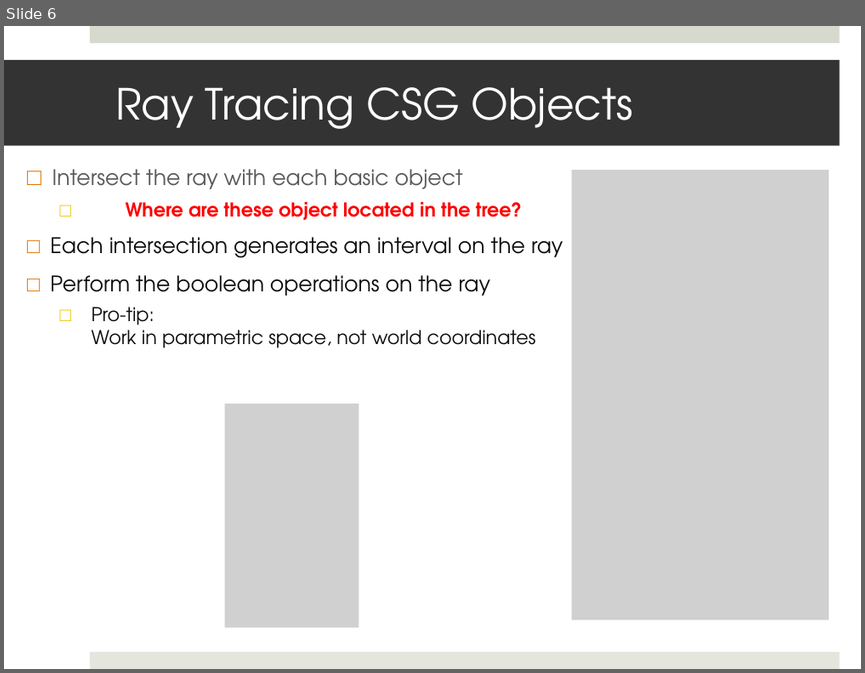
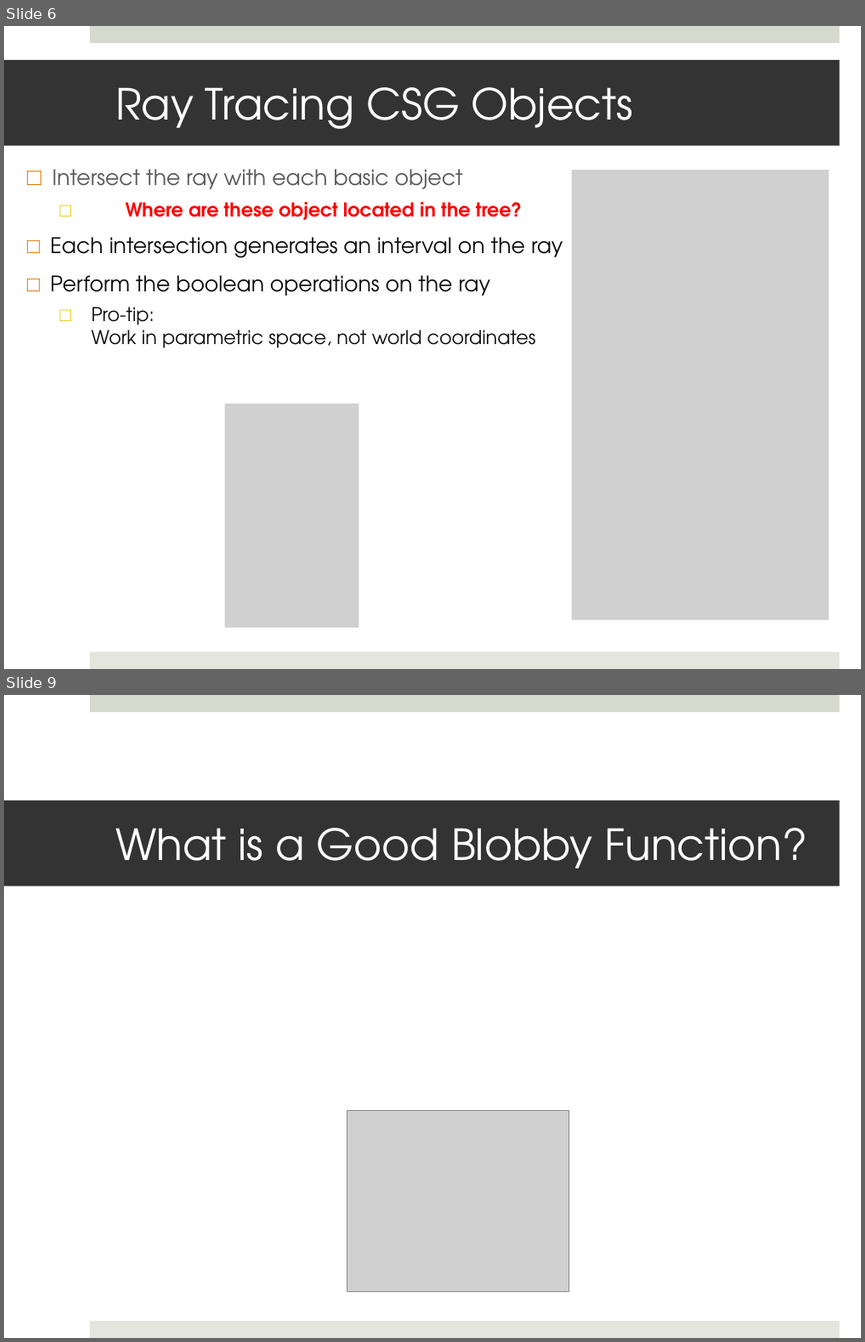
Before and after one commit to shaffer1/UIllinois_Rendering, a slide deck: Lecture 37 - Implicits.pptx. Shown one above the other, each under a label of ours: slide 6 before the commit, slides 6 and 9 after it; the slides between them are not shown. The pictures are 865x673 and 865x1342 pixels, drawn with LibreOffice and Linux fonts; fonts in the diff are those of the drawing; grey boxes stand for pictures. Boxes give left, top, right and bottom in pixels: in the first picture for what was removed or moved away, otherwise in the second. Text is boxed around its words. In the diff, an @@ line names an element or a change of style, - is before the commit and + after.

```diff
--- a/Lecture 37 - Implicits.pptx
+++ b/Lecture 37 - Implicits.pptx
@@ slide 9 added at (4, 695, 861, 1338), background #FFFFFF; not listed: 2 template elements that a slide beside it also shows @@
@@ title added at (4, 800, 840, 886), fill #333333, 36 pt, text #FFFFFF @@
+What is a Good Blobby Function?
@@ picture added at (347, 1111, 568, 1292) @@
```
Also in this commit, not shown: 3 slides changed, 2 slides removed.
